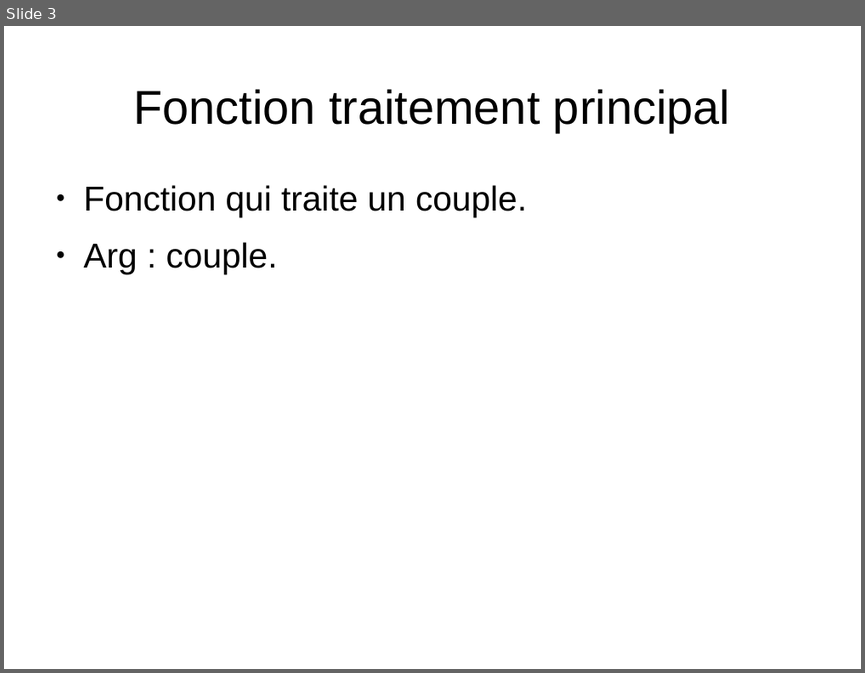
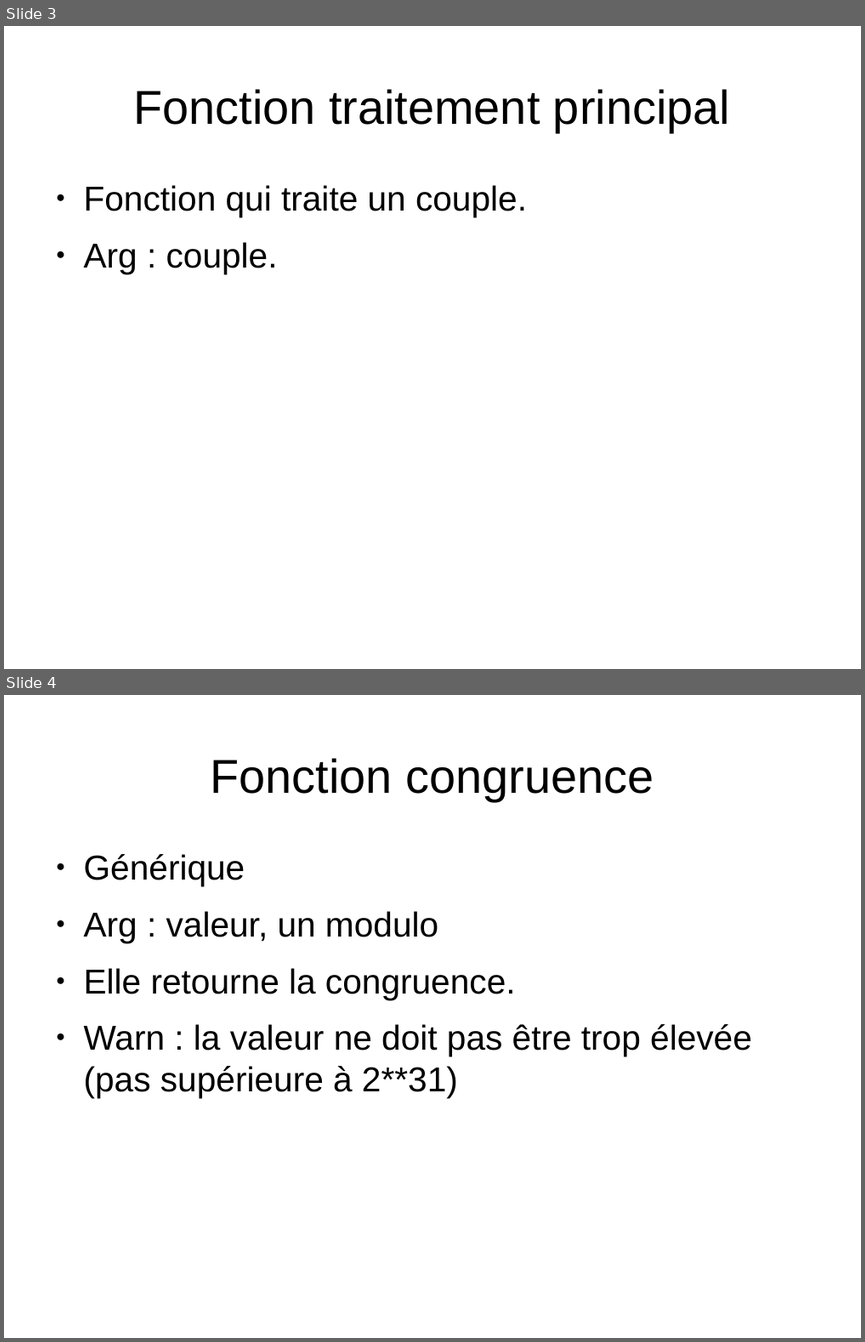
Before and after one commit to CallisteHanriat/congru, a slide deck: schema_congru.odp. Shown one above the other, each under a label of ours: slide 3 before the commit, slides 3 and 4 after it. The pictures are 865x673 and 865x1342 pixels, drawn with LibreOffice and Linux fonts; fonts in the diff are those of the drawing. Boxes give left, top, right and bottom in pixels: in the first picture for what was removed or moved away, otherwise in the second. Text is boxed around its words. In the diff, an @@ line names an element or a change of style, - is before the commit and + after.

Commit message:
declaration du type tr_couple dans le .ads et ajout de description dans le schema_congru.odp

```diff
--- a/schema_congru.odp
+++ b/schema_congru.odp
@@ slide 4 added at [4,695,861,1338], background #FFFFFF @@
@@ title added at [211,758,653,801], 44 pt, text #000000 @@
+Fonction congruence
@@ text added at [84,854,752,1098], 32 pt, text #000000 @@
+● Générique
+● Arg : valeur, un modulo
+● Elle retourne la congruence.
+● Warn : la valeur ne doit pas être trop élevée (pas supérieure à 2**31)
```
Also in this commit, not shown: 2 other slides added, 1 other file.
